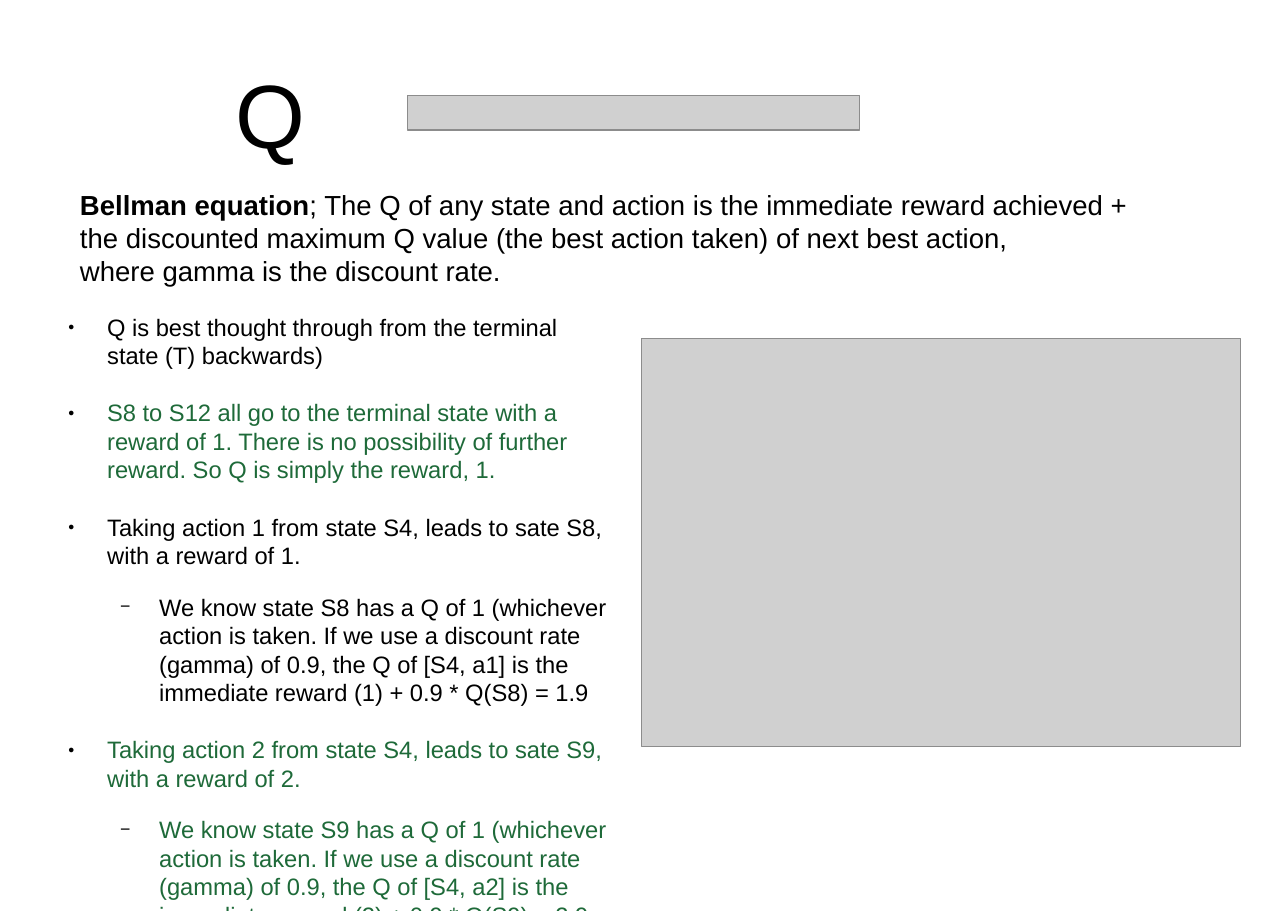
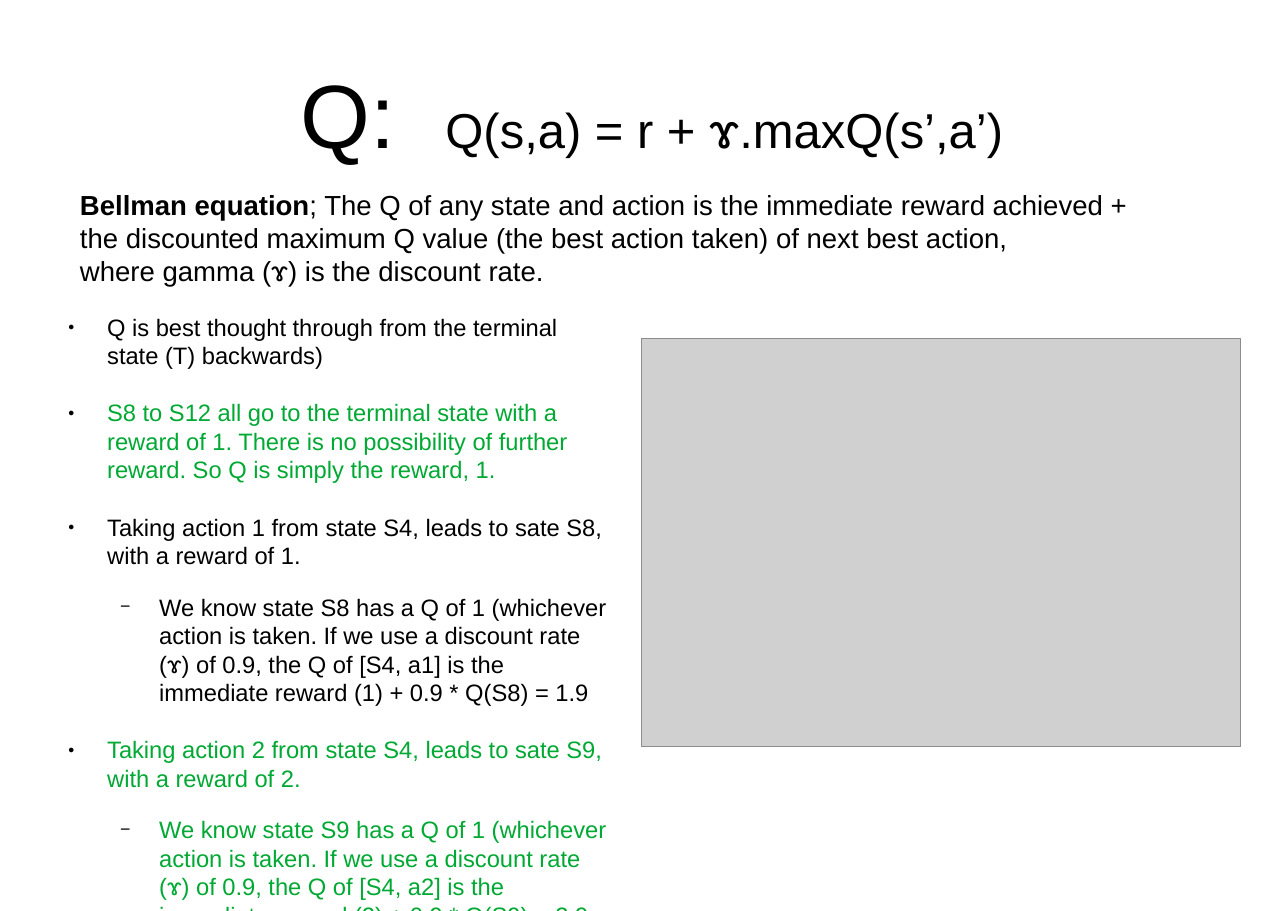
Before and after one commit to MichaelAllen1966/thursday_coding_club_2020, a slide deck: slide 13 of rl.odp (slide 12 before the commit). Drawn at 1288x911 pixels with LibreOffice and Linux fonts; fonts in the diff are those of the drawing; grey boxes stand for pictures. Boxes give left, top, right and bottom in pixels: in the first picture for what was removed or moved away, otherwise in the second. Text is boxed around its words. In the diff, an @@ line names an element or a change of style, - is before the commit and + after.

```diff
--- a/rl.odp
+++ b/rl.odp
@@ title removed at [236,85,306,164] @@
-Q
@@ title added at [301,85,1003,164], 32 pt, text #000000 @@
+Q: Q(s,a) = r + ɤ.maxQ(s’,a’)
@@ picture removed at [408,96,861,130] @@
@@ text at [80,261,544,287]: text changed @@
-where gamma is the discount rate.
+where gamma (ɤ) is the discount rate.
@@ text at [107,403,602,788]: text colour #1E6A39 to #00A933 in "S8 to S12 all go to the ...", "Taking action 2 from state S4, leads ..." @@
@@ text at [159,598,607,706]: text changed @@
-  − We know state S8 has a Q of 1 (whichever action is taken. If we use a discount rate (gamma) of 0.9, the Q of [S4, a1] is the immediate reward (1) + 0.9 * Q(S8) = 1.9
+  − We know state S8 has a Q of 1 (whichever action is taken. If we use a discount rate (ɤ) of 0.9, the Q of [S4, a1] is the immediate reward (1) + 0.9 * Q(S8) = 1.9
@@ text at [159,820,607,900]: text changed; text colour #1E6A39 to #00A933 @@
-  − We know state S9 has a Q of 1 (whichever action is taken. If we use a discount rate (gamma) of 0.9, the Q of [S4, a2] is the immediate reward (2) + 0.9 * Q(S9) = 2.9
+  − We know state S9 has a Q of 1 (whichever action is taken. If we use a discount rate (ɤ) of 0.9, the Q of [S4, a2] is the immediate reward (2) + 0.9 * Q(S9) = 2.9
```
Also in this commit, not shown: 8 other slides changed, 2 slides added.
